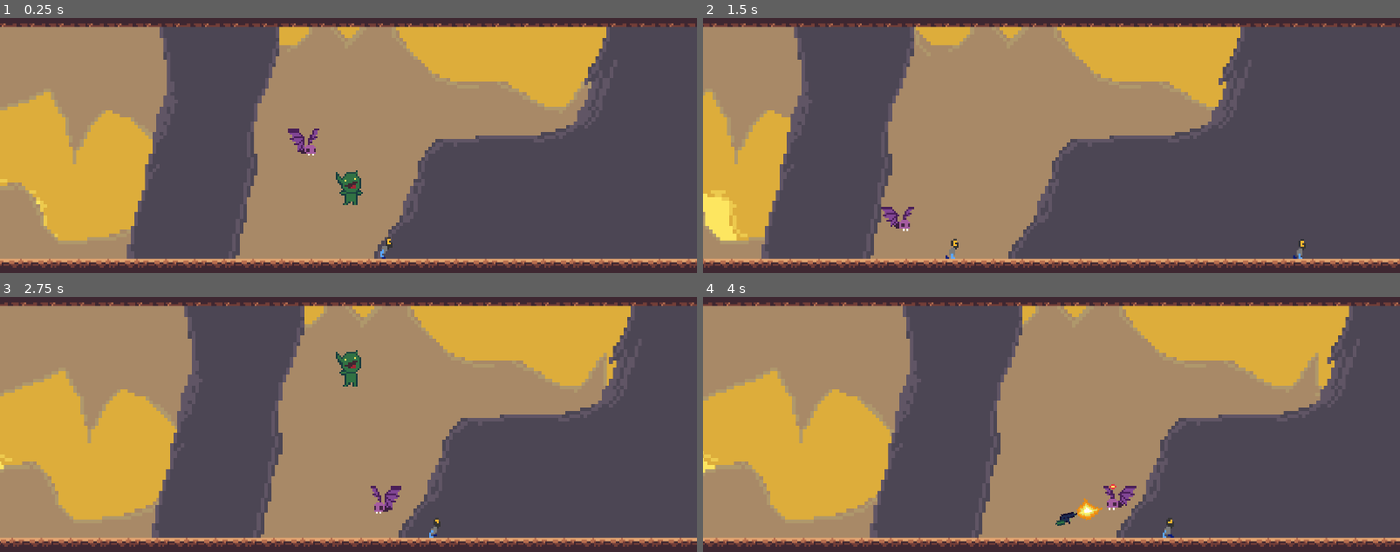
Above: before the commit, frames 1-4 (two rows, left to right).
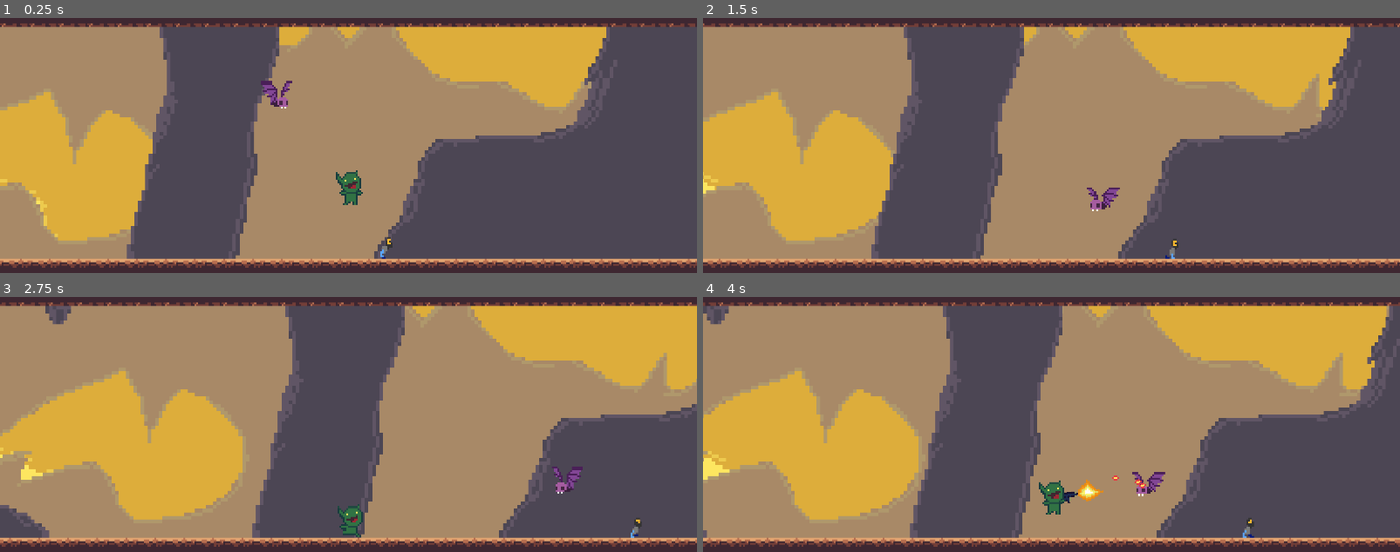
Above: after the commit, the same moments.

Repository: htimsekim/gobbo
Game: Godot game, scene res://src/levels/demo.tscn
The game is run twice, just before and just after one commit, with the same random seed, the same clock (stepped at 60 frames per second) and the same inputs. This scene is started directly instead of the project's main scene.
Inputs (mouse positions are in pixels of both pictures, inside the frame that each line leads up to):
- Up to frame 1 (0.25 s): no input
- Up to frame 2 (1.5 s): move the mouse to (1204, 122) at 0.52 s; hold Right (move_right) 0.53-1.25 s; hold Ctrl (crouch) 0.53-1.25 s; click (1204, 122) at 0.67 s; tap Space (jump) at 0.77 s; drag from (912, 163) to (1051, 242) at 1.27 s
- Up to frame 3 (2.75 s): move the mouse to (418, 335) at 2.02 s; press the mouse at (418, 335) at 2.03 s; hold A (move_left) from 2.03 s (still down)
- Up to frame 4 (4 s): release A (move_left) at 2.75 s; release the mouse at (1121, 335) at 2.75 s; drag from (1016, 501) to (1142, 529) at 2.77 s; move the mouse to (1260, 480) at 3.52 s; hold Right (move_right) from 3.53 s (still down); hold Right mouse button (shoot) from 3.53 s (still down); tap Space (jump) at 3.77 s

The runs differ from the first frame. In frame 1, 0.5% of the frame differs, in the area x 37-46%, y 24-54%; in frame 2, 50%, in the area x 0-100%, y 2-98%; in frame 3, 49%; in frame 4, 24%.

Commit message:
Update enemybat.gd

Diff:
--- a/src/Objects/enemybat.gd
+++ b/src/Objects/enemybat.gd
@@ -23,7 +23,7 @@
 		follow = false
 
 	if follow == true:
-		move_and_collide(direction.normalized() * speed * delta) #move enemy to player
+		move_and_collide(direction.normalized() * speed/2 * delta) #move enemy to player
 		$AnimationPlayer.play("move")
 
 func damage(amount): #called from projectile amount is 1
